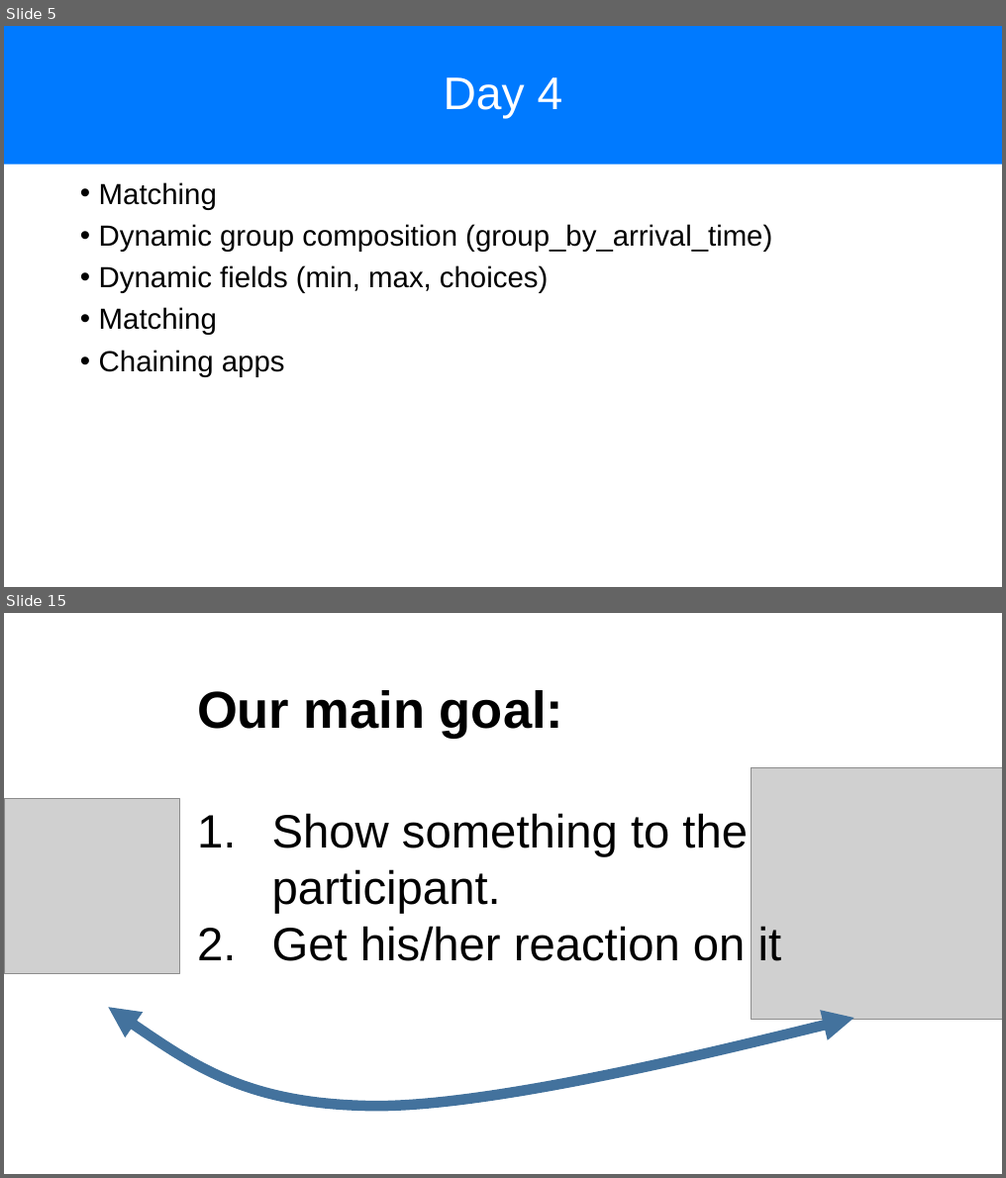
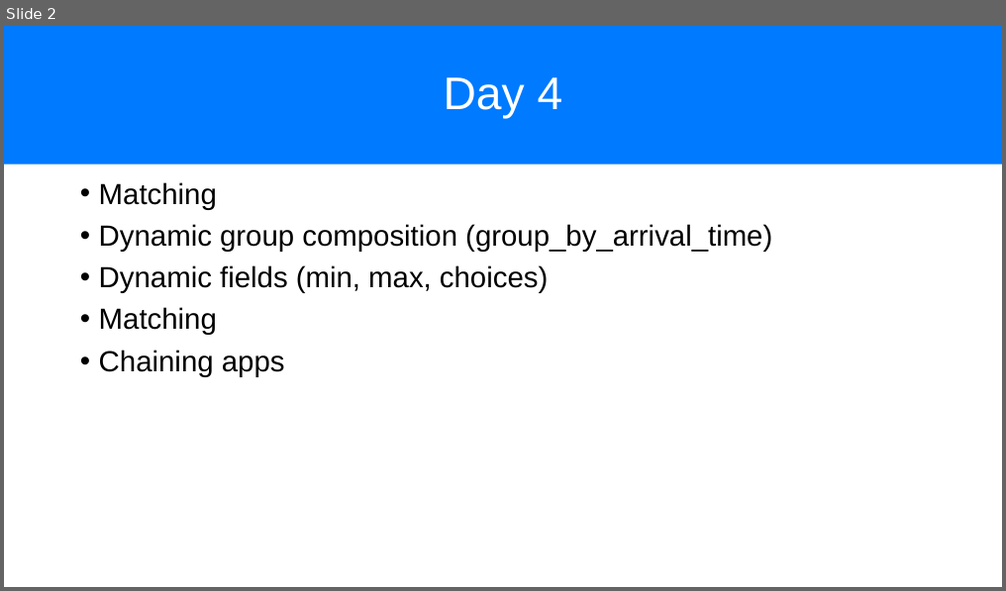
Before and after one commit to chapkovski/uncertainty-summer-school, a slide deck: presentations/frankfurt_july_2019 day4.pptx. Shown one above the other, each under a label of ours: slides 5 and 15 before the commit, slide 2 after it; the slides between them are not shown. The pictures are 1006x1178 and 1006x591 pixels, drawn with LibreOffice and Linux fonts; fonts in the diff are those of the drawing; grey boxes stand for pictures. Boxes give left, top, right and bottom in pixels: in the first picture for what was removed or moved away, otherwise in the second. Text is boxed around its words. In the diff, an @@ line names an element or a change of style, - is before the commit and + after.

```diff
--- a/presentations/frankfurt_july_2019 day4.pptx
+++ b/presentations/frankfurt_july_2019 day4.pptx
@@ slide 15 removed at bbox=[4, 613, 1002, 1174], background #FFFFFF @@
@@ text removed at bbox=[197, 690, 782, 961] @@
-Our main goal:
-1. Show something to the participant.
-2. Get his/her reaction on it
@@ picture removed at bbox=[751, 768, 1002, 1020] @@
@@ picture removed at bbox=[4, 799, 179, 973] @@
@@ freeform shape removed at bbox=[108, 1008, 853, 1106] @@
@@ what was slide 5 is now slide 2 @@
```
Also in this commit, not shown: 1 slide changed, 42 other slides removed, 21 other files.
